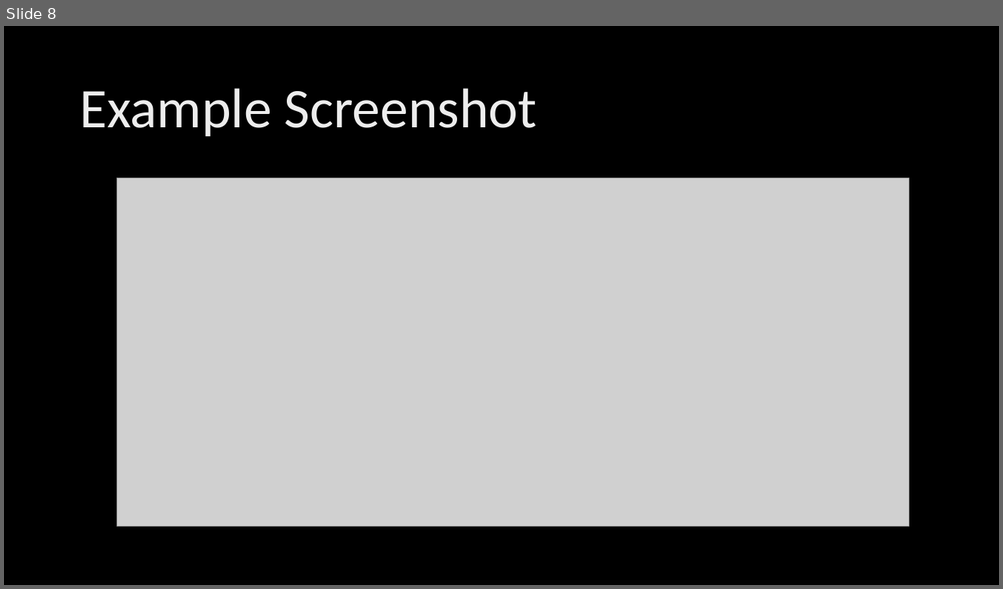
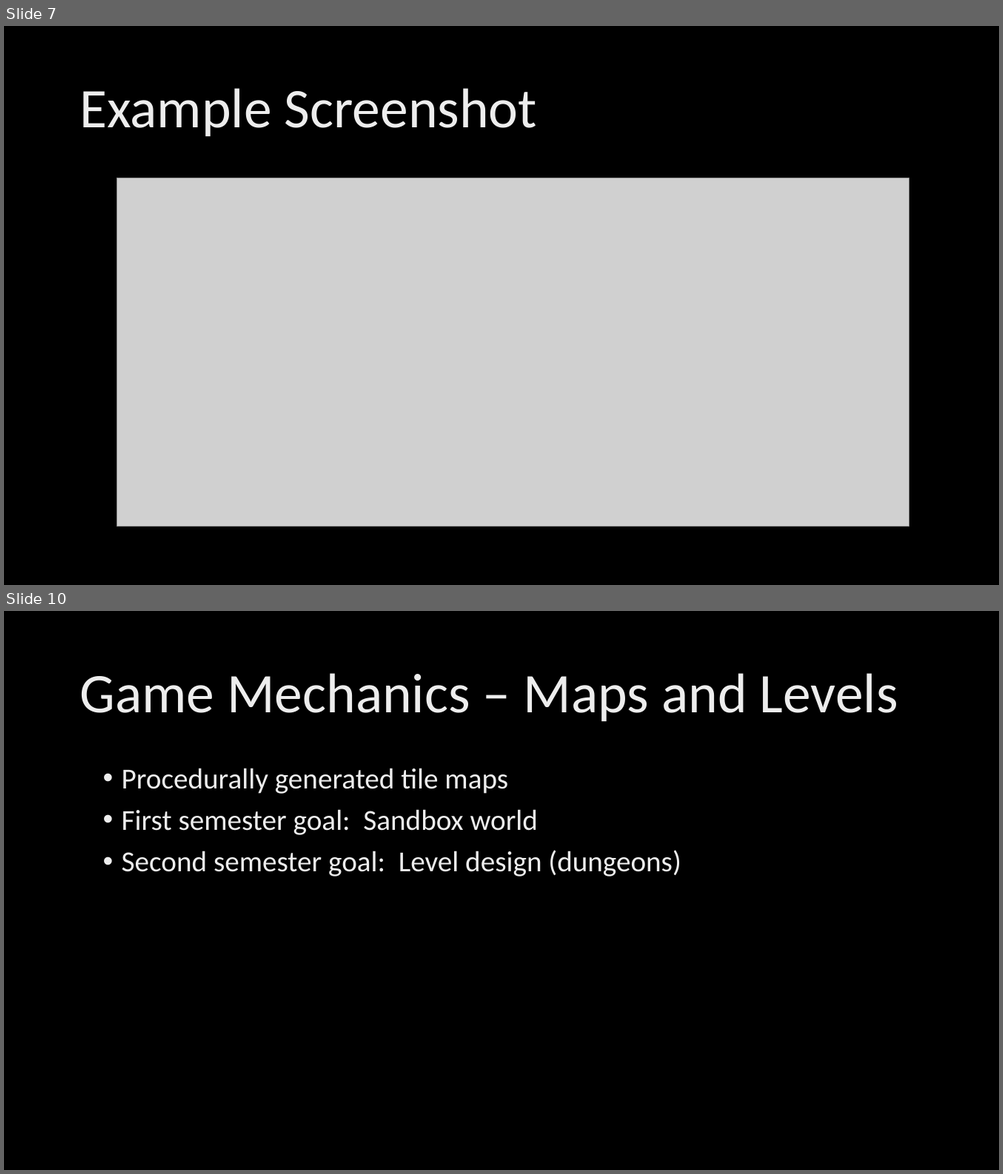
Before and after one commit to HackSlash581/LAMDAQuest, a slide deck: docs/LAMDAQuest.pptx. Shown one above the other, each under a label of ours: slide 8 before the commit, slides 7 and 10 after it; the slides between them are not shown. The pictures are 1003x589 and 1003x1174 pixels, drawn with LibreOffice and Linux fonts; fonts in the diff are those of the drawing; grey boxes stand for pictures; background and template pictures are left out. Boxes give left, top, right and bottom in pixels: in the first picture for what was removed or moved away, otherwise in the second. Text is boxed around its words. In the diff, an @@ line names an element or a change of style, - is before the commit and + after.

```diff
--- a/docs/LAMDAQuest.pptx
+++ b/docs/LAMDAQuest.pptx
@@ slide 10 added at <box>4,611,999,1170</box>, background picture (left out) @@
@@ title added at <box>79,673,898,722</box>, 54 pt, text gradient #BFBFBF to #EDEDED to #FFFFFF @@
+Game Mechanics – Maps and Levels
@@ text added at <box>122,768,681,877</box>, 28 pt, text gradient #BFBFBF to #EDEDED to #FFFFFF @@
+• Procedurally generated tile maps
+• First semester goal: Sandbox world
+• Second semester goal: Level design (dungeons)
@@ what was slide 8 is now slide 7 @@
```
Also in this commit, not shown: 5 slides changed, 2 other slides added.
